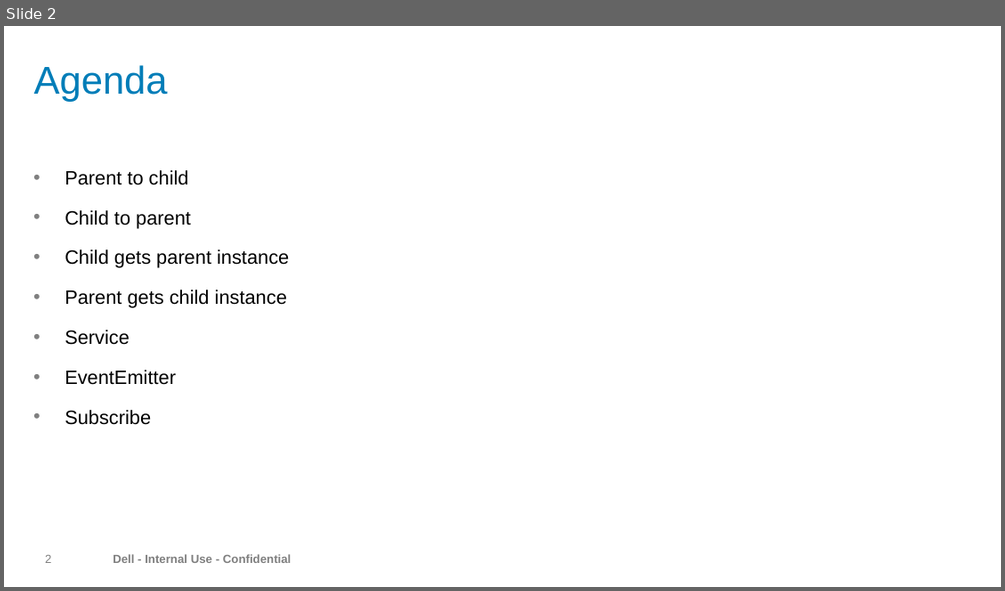
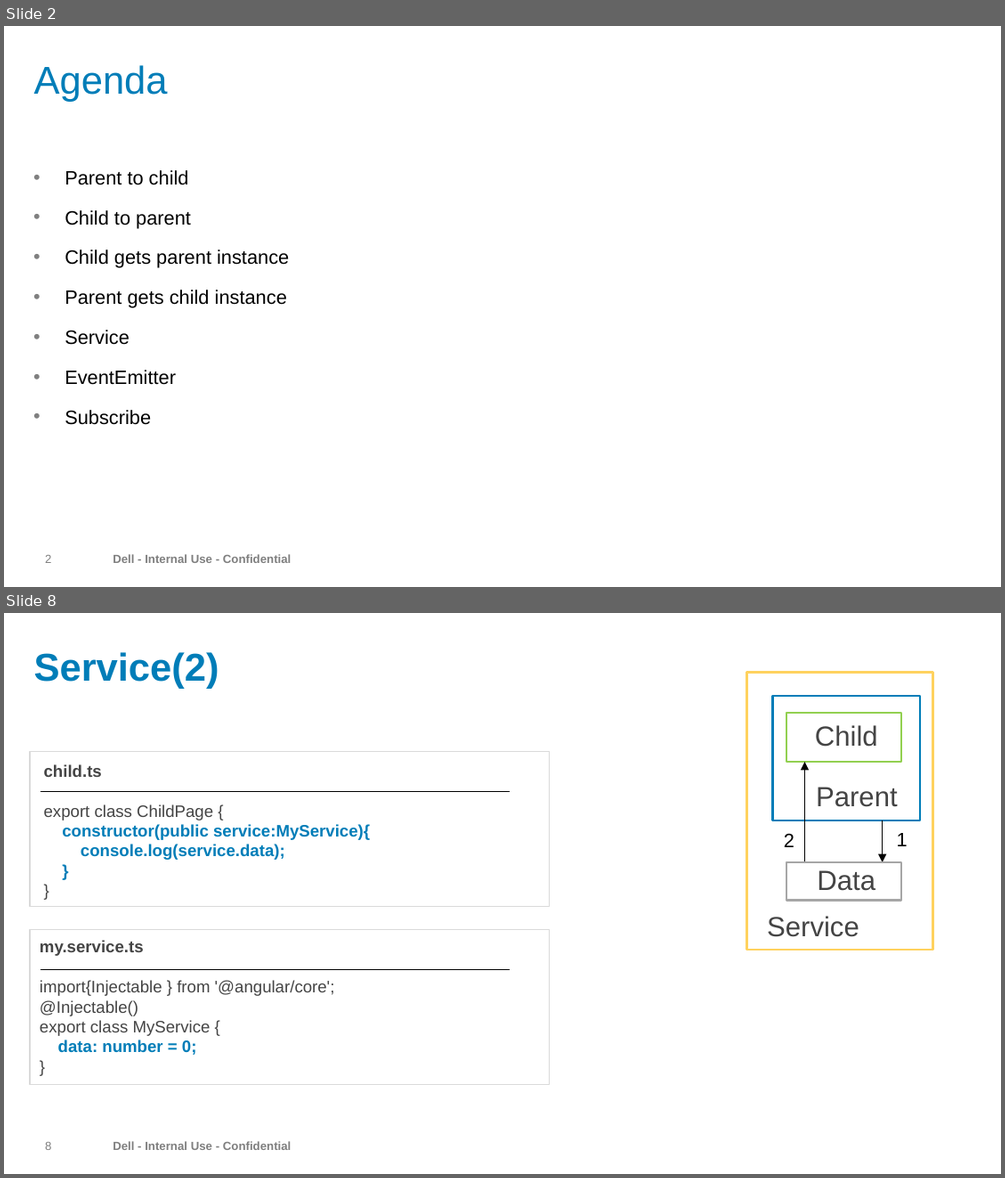
Before and after one commit to iuin/angular-example, a slide deck: Component Interaction.pptx. Shown one above the other, each under a label of ours: slide 2 before the commit, slides 2 and 8 after it; the slides between them are not shown. The pictures are 1005x591 and 1005x1178 pixels, drawn with LibreOffice and Linux fonts; fonts in the diff are those of the drawing; background and template pictures are left out. Boxes give left, top, right and bottom in pixels: in the first picture for what was removed or moved away, otherwise in the second. Text is boxed around its words. In the diff, an @@ line names an element or a change of style, - is before the commit and + after.

```diff
--- a/Component Interaction.pptx
+++ b/Component Interaction.pptx
@@ slide 8 added at bbox=[4, 613, 1001, 1174], background #FFFFFF; not listed: 2 template elements that a slide beside it also shows @@
@@ title added at bbox=[34, 652, 219, 689], 28 pt, text #007DB8, bold @@
+Service(2)
@@ rectangle added at bbox=[746, 673, 933, 950], outline #FFD25E 1.5 pt, 20 pt, text #444444 @@
+Service
@@ rectangle added at bbox=[773, 696, 920, 820], outline #007DB8 1.5 pt, 20 pt, text #444444 @@
+Parent
@@ rectangle added at bbox=[786, 713, 901, 762], outline #92D050 1.5 pt, 20 pt, text #444444 @@
+Child
@@ rectangle added at bbox=[30, 752, 550, 907], outline #DADADA 1 pt @@
@@ text added at bbox=[44, 764, 370, 860], 12 pt, text #007DB8, bold @@
+child.ts
+export class ChildPage {
+constructor(public service:MyService){
+console.log(service.data);
+}
+}
@@ arrow added from (804, 862) to (804, 762), #000000 1 pt @@
@@ line added from (40, 791) to (510, 791), #000000 1 pt @@
@@ arrow added from (882, 820) to (882, 862), #000000 1 pt @@
@@ text added at bbox=[784, 833, 794, 847], 14 pt, text #000000 @@
+2
@@ text added at bbox=[897, 833, 907, 846], 14 pt, text #000000 @@
+1
@@ rectangle added at bbox=[786, 862, 901, 900], outline #A6A6A6 1.5 pt, 20 pt, text #444444 @@
+Data
@@ rectangle added at bbox=[30, 929, 550, 1085], outline #DADADA 1 pt @@
@@ text added at bbox=[40, 940, 335, 1054], 12 pt, text #444444 @@
+my.service.ts
+import{Injectable } from '@angular/core';
+@Injectable()
+export class MyService {
+data: number = 0;
+}
@@ line added from (40, 970) to (510, 970), #000000 1 pt @@
```
Also in this commit, not shown: 8 slides changed, 2 other slides added, 1 other file.
